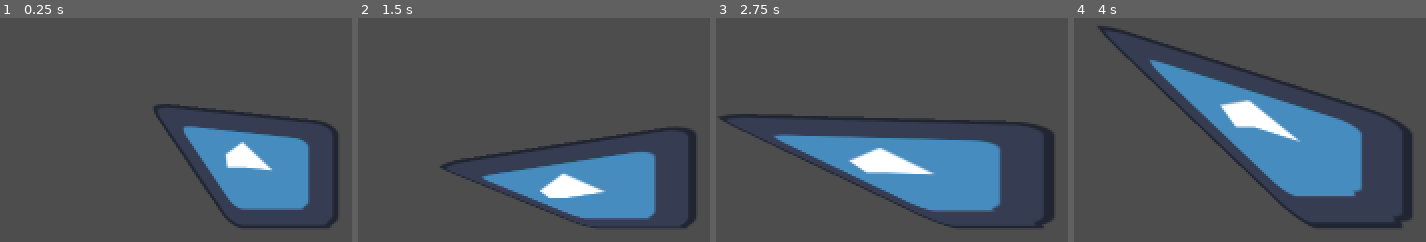
Above: before the commit, frames 1-4 (left to right).
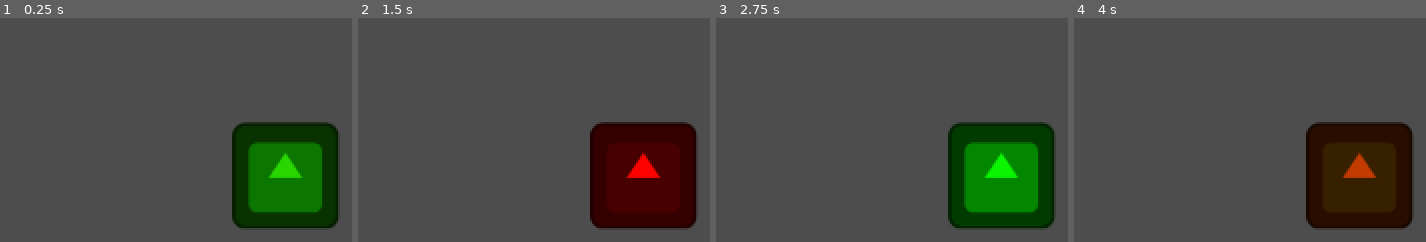
Above: after the commit, the same moments.

Repository: Nhanth123/shader-godot
Game: Godot game, scene res://scenes/shaders_101.tscn
The game is run twice, just before and just after one commit, with the same random seed, the same clock (stepped at 60 frames per second) and the same inputs. The engine's default icon, where the game draws it, is replaced by a stand-in: a white triangle on a blue panel in a dark square.
Inputs:
- Up to frame 1 (0.25 s): no input
- Up to frame 2 (1.5 s): no input
- Up to frame 3 (2.75 s): no input
- Up to frame 4 (4 s): no input

The runs differ from the first frame. In frame 1, 18% of the frame differs, in the area x 43-97%, y 38-94%; in frame 2, 20%; in frame 3, 26%; in frame 4, 28%, in the area x 6-97%, y 3-94%.

Commit message:
upgrade to 4.4 and shader color

Diff:
--- a/project.godot
+++ b/project.godot
@@ -12,7 +12,7 @@
 
 config/name="101"
 run/main_scene="res://scenes/shaders_101.tscn"
-config/features=PackedStringArray("4.3", "Forward Plus")
+config/features=PackedStringArray("4.4", "Forward Plus")
 config/icon="res://icon.svg"
 
 [display]
--- a/shaders/basic.gdshader
+++ b/shaders/basic.gdshader
@@ -2,16 +2,25 @@
 
 void vertex()
 {
-	if(VERTEX.y < 0.0 && VERTEX.x < 0.0)
-	{
-		vec2 circle = vec2(cos(TIME) * 100.0, sin(TIME) * 100.0);
-		VERTEX += vec2(-200.0, -50.0) + circle;
-	}
+	//if(VERTEX.y < 0.0 && VERTEX.x < 0.0)
+	//{
+		//vec2 circle = vec2(cos(TIME) * 100.0, sin(TIME) * 100.0);
+		//VERTEX += vec2(-200.0, -50.0) + circle;
+	//}
 
 }
 
-void fragment() {
+void fragment()
+{
 	// Called for every pixel the material is visible on.
+	vec4 color_1 = vec4(1.0, 0.0, 0.0, 1.0);
+	vec4 color_2 = vec4(0.0, 1.0, 0.0, 1.0);
+	float mix_pct = (sin(TIME * 3.0) + 1.0) * 0.5;
+	vec4 mix_color = mix(color_1, color_2, mix_pct);
+
+	COLOR = texture(TEXTURE, UV) * mix_color;
+
+	//COLOR = vec4(UV.x, UV.y, 0.0, 1.0);
 }
 
 //void light() {
Not shown: 1 places in scenes/shaders_101.tscn that only renumber resources
Not shown, added: scripts/shader_101.gd.uid
Not shown, added: shaders/basic.gdshader.uid
